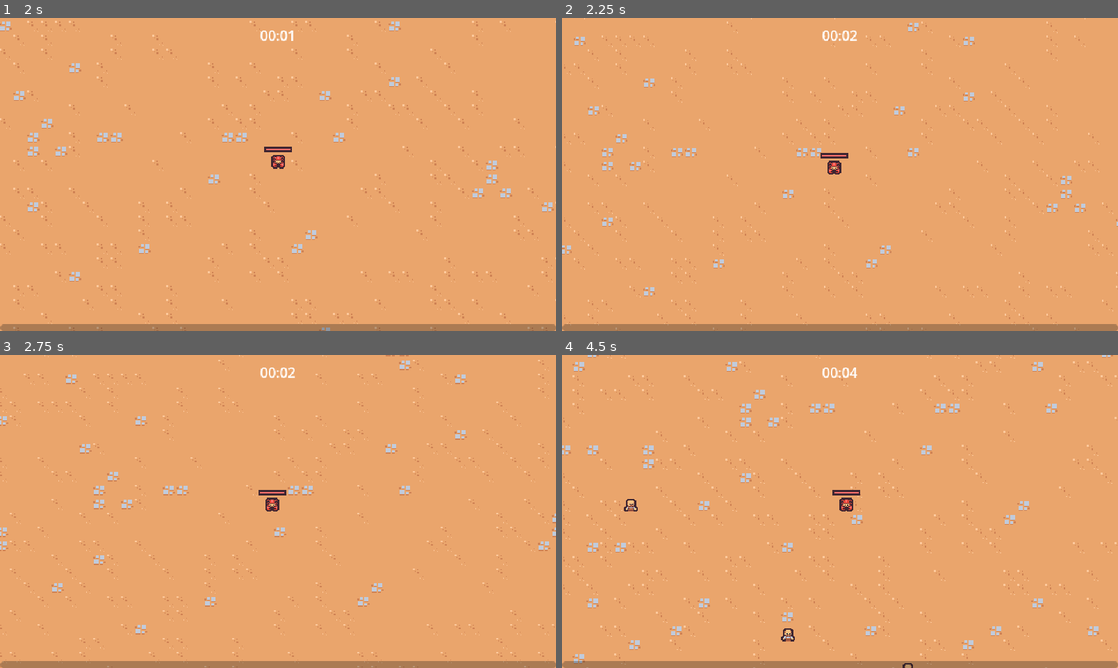
Above: before the commit, frames 1-4 (two rows, left to right).
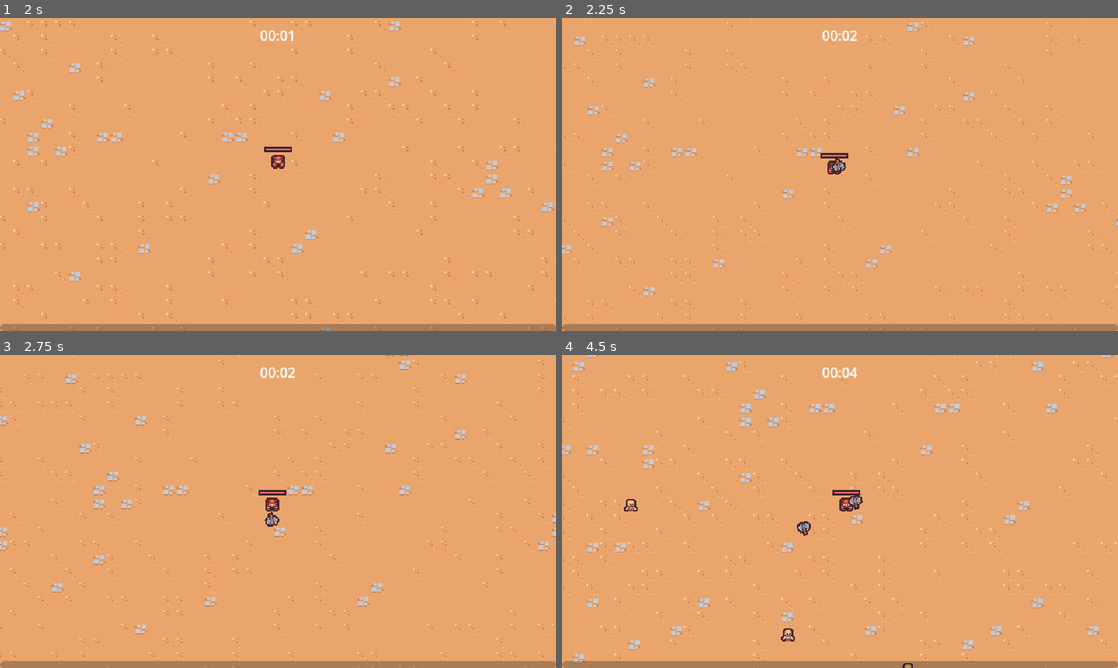
Above: after the commit, the same moments.

Repository: Dommss/2DSurvivorsCourse
Game: Godot game, scene res://scenes/main/main.tscn
The game is run twice, just before and just after one commit, with the same random seed, the same clock (stepped at 60 frames per second) and the same inputs.
Inputs (mouse positions are in pixels of both pictures, inside the frame that each line leads up to):
- Up to frame 1 (2 s): move the mouse to (250, 237) at 0.52 s; press the mouse at (250, 237) at 0.53 s; hold W (move_up) from 0.53 s (still down); move the mouse to (444, 221) at 1.27 s; release the mouse at (444, 221) at 1.28 s; click (444, 221) at 1.35 s
- Up to frame 2 (2.25 s): move the mouse to (673, 127) at 2.02 s; release W (move_up) at 2.03 s; press the mouse at (673, 127) at 2.03 s; hold A (move_left) from 2.03 s (still down)
- Up to frame 3 (2.75 s): keep holding A (move_left)
- Up to frame 4 (4.5 s): move the mouse to (867, 511) at 2.77 s; release the mouse at (867, 511) at 2.78 s; click (867, 511) at 2.85 s; move the mouse to (756, 433) at 3.52 s; release A (move_left) at 3.53 s; press the mouse at (756, 433) at 3.53 s; hold S (move_down) 3.53-4.28 s; move the mouse to (962, 495) at 4.27 s; release the mouse at (962, 495) at 4.28 s; hold D (move_right) from 4.28 s (still down); click (962, 495) at 4.35 s

Frame 1 is identical in both runs. In frame 2, less than 0.1% of the frame differs, in the area x 48-52%, y 44-50%; in frame 3, less than 0.1%; in frame 4, 0.2%, in the area x 42-55%, y 44-58%.

Commit message:
creating an axe ability

Diff:
--- /dev/null
+++ b/scenes/ability/axe_ability/axe_ability.gd
@@ -0,0 +1,26 @@
+extends Node2D
+
+const MAX_RADIUS = 100
+
+@onready var hitbox_component = $HitboxComponent
+
+var base_rotation = Vector2.RIGHT
+
+func _ready():
+	base_rotation = Vector2.RIGHT.rotated(randf_range(0, TAU))
+
+	var tween = create_tween()
+	tween.tween_method(tween_method, 0.0, 2.0, 3)
+	tween.tween_callback(queue_free)
+
+
+func tween_method(rotations: float):
+	var percent = rotations / 3
+	var current_radius = percent * MAX_RADIUS
+	var current_direction = base_rotation.rotated(rotations * TAU)
+
+	var player = get_tree().get_first_node_in_group("player")
+	if player == null:
+		return
+
+	global_position = player.global_position + (current_direction * current_radius)
--- /dev/null
+++ b/scenes/ability/axe_ability/axe_ability.tscn
@@ -0,0 +1,65 @@
+[gd_scene load_steps=8 format=3 uid="uid://cof6aounegtkb"]
+
+[ext_resource type="Texture2D" uid="uid://c8j6y0bsglh7f" path="res://scenes/ability/axe_ability/axe.png" id="1_k4ool"]
+[ext_resource type="Script" path="res://scenes/ability/axe_ability/axe_ability.gd" id="1_mno68"]
+[ext_resource type="PackedScene" uid="uid://bp2c6bpsal5kt" path="res://scenes/components/hitbox_component.tscn" id="3_2v1e6"]
+
+[sub_resource type="Animation" id="Animation_3xdph"]
+resource_name = "default"
+length = 0.5
+loop_mode = 1
+tracks/0/type = "value"
+tracks/0/imported = false
+tracks/0/enabled = true
+tracks/0/path = NodePath("Sprite2D:rotation")
+tracks/0/interp = 1
+tracks/0/loop_wrap = true
+tracks/0/keys = {
+"times": PackedFloat32Array(0, 0.5),
+"transitions": PackedFloat32Array(1, 1),
+"update": 0,
+"values": [0.0, 6.28319]
+}
+
+[sub_resource type="Animation" id="Animation_kmivg"]
+length = 0.001
+tracks/0/type = "value"
+tracks/0/imported = false
+tracks/0/enabled = true
+tracks/0/path = NodePath("Sprite2D:rotation")
+tracks/0/interp = 1
+tracks/0/loop_wrap = true
+tracks/0/keys = {
+"times": PackedFloat32Array(0),
+"transitions": PackedFloat32Array(1),
+"update": 0,
+"values": [0.0]
+}
+
+[sub_resource type="AnimationLibrary" id="AnimationLibrary_k7a3c"]
+_data = {
+"RESET": SubResource("Animation_kmivg"),
+"default": SubResource("Animation_3xdph")
+}
+
+[sub_resource type="CircleShape2D" id="CircleShape2D_v6t4y"]
+
+[node name="AxeAbility" type="Node2D"]
+script = ExtResource("1_mno68")
+
+[node name="AnimationPlayer" type="AnimationPlayer" parent="."]
+autoplay = "default"
+libraries = {
+"": SubResource("AnimationLibrary_k7a3c")
+}
+
+[node name="Sprite2D" type="Sprite2D" parent="."]
+position = Vector2(0, -8)
+texture = ExtResource("1_k4ool")
+
+[node name="HitboxComponent" parent="." instance=ExtResource("3_2v1e6")]
+position = Vector2(0, 1)
+
+[node name="CollisionShape2D" type="CollisionShape2D" parent="HitboxComponent"]
+position = Vector2(0, -9)
+shape = SubResource("CircleShape2D_v6t4y")
--- /dev/null
+++ b/scenes/ability/axe_ability_controller/axe_ability_controller.gd
@@ -0,0 +1,23 @@
+extends Node
+
+@export var axe_ability_scene: PackedScene
+
+var damage = 10
+
+func _ready():
+	$Timer.timeout.connect(on_timer_timeout)
+
+
+func on_timer_timeout():
+	var player = get_tree().get_first_node_in_group("player") as Node2D
+	if player == null:
+		return
+
+	var foreground = get_tree().get_first_node_in_group("foreground_layer") as Node2D
+	if foreground == null:
+		return
+
+	var axe_instance = axe_ability_scene.instantiate() as Node2D
+	foreground.add_child(axe_instance)
+	axe_instance.global_position = player.global_position
+	axe_instance.hitbox_component.damage = damage
--- /dev/null
+++ b/scenes/ability/axe_ability_controller/axe_ability_controller.tscn
@@ -0,0 +1,12 @@
+[gd_scene load_steps=3 format=3 uid="uid://t7jkpgankc6v"]
+
+[ext_resource type="Script" path="res://scenes/ability/axe_ability_controller/axe_ability_controller.gd" id="1_ia35h"]
+[ext_resource type="PackedScene" uid="uid://cof6aounegtkb" path="res://scenes/ability/axe_ability/axe_ability.tscn" id="2_hvxce"]
+
+[node name="AxeAbilityController" type="Node"]
+script = ExtResource("1_ia35h")
+axe_ability_scene = ExtResource("2_hvxce")
+
+[node name="Timer" type="Timer" parent="."]
+wait_time = 2.0
+autostart = true
--- a/scenes/game_object/player/player.tscn
+++ b/scenes/game_object/player/player.tscn
@@ -1,9 +1,10 @@
-[gd_scene load_steps=10 format=3 uid="uid://c2jkcj4oxsdw2"]
+[gd_scene load_steps=11 format=3 uid="uid://c2jkcj4oxsdw2"]
 
 [ext_resource type="Texture2D" uid="uid://bgfqfmjun7jj3" path="res://scenes/game_object/player/player.png" id="1_14a3t"]
 [ext_resource type="Script" path="res://scenes/game_object/player/player.gd" id="1_waq45"]
 [ext_resource type="PackedScene" uid="uid://7bukqqyk32d6" path="res://scenes/ability/sword_ability_controller/sword_ability_controller.tscn" id="2_8dnqx"]
 [ext_resource type="PackedScene" uid="uid://cc5ssq4mv10iw" path="res://scenes/components/health_component.tscn" id="2_lecid"]
+[ext_resource type="PackedScene" uid="uid://t7jkpgankc6v" path="res://scenes/ability/axe_ability_controller/axe_ability_controller.tscn" id="4_1bffy"]
 
 [sub_resource type="StyleBoxFlat" id="StyleBoxFlat_c0hxn"]
 bg_color = Color(0.247059, 0.14902, 0.192157, 1)
@@ -35,6 +36,8 @@
 [node name="AbilityManager" type="Node" parent="."]
 
 [node name="SwordAbilityController" parent="AbilityManager" instance=ExtResource("2_8dnqx")]
+
+[node name="AxeAbilityController" parent="AbilityManager" instance=ExtResource("4_1bffy")]
 
 [node name="DamageIntervalTimer" type="Timer" parent="."]
 wait_time = 0.5
Binary file added: scenes/ability/axe_ability/axe.png
Not shown, added: scenes/ability/axe_ability/axe.png.import
